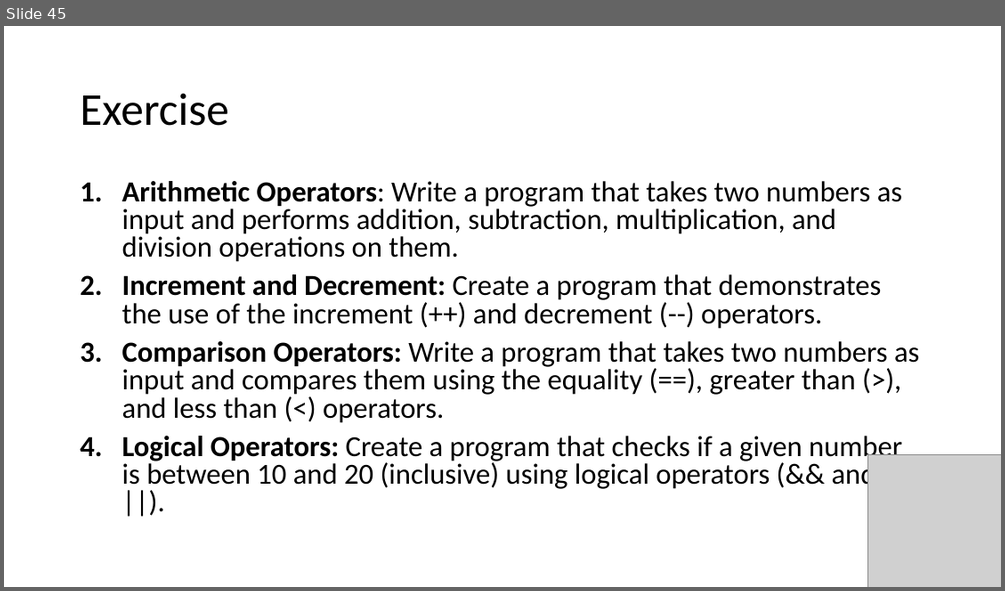
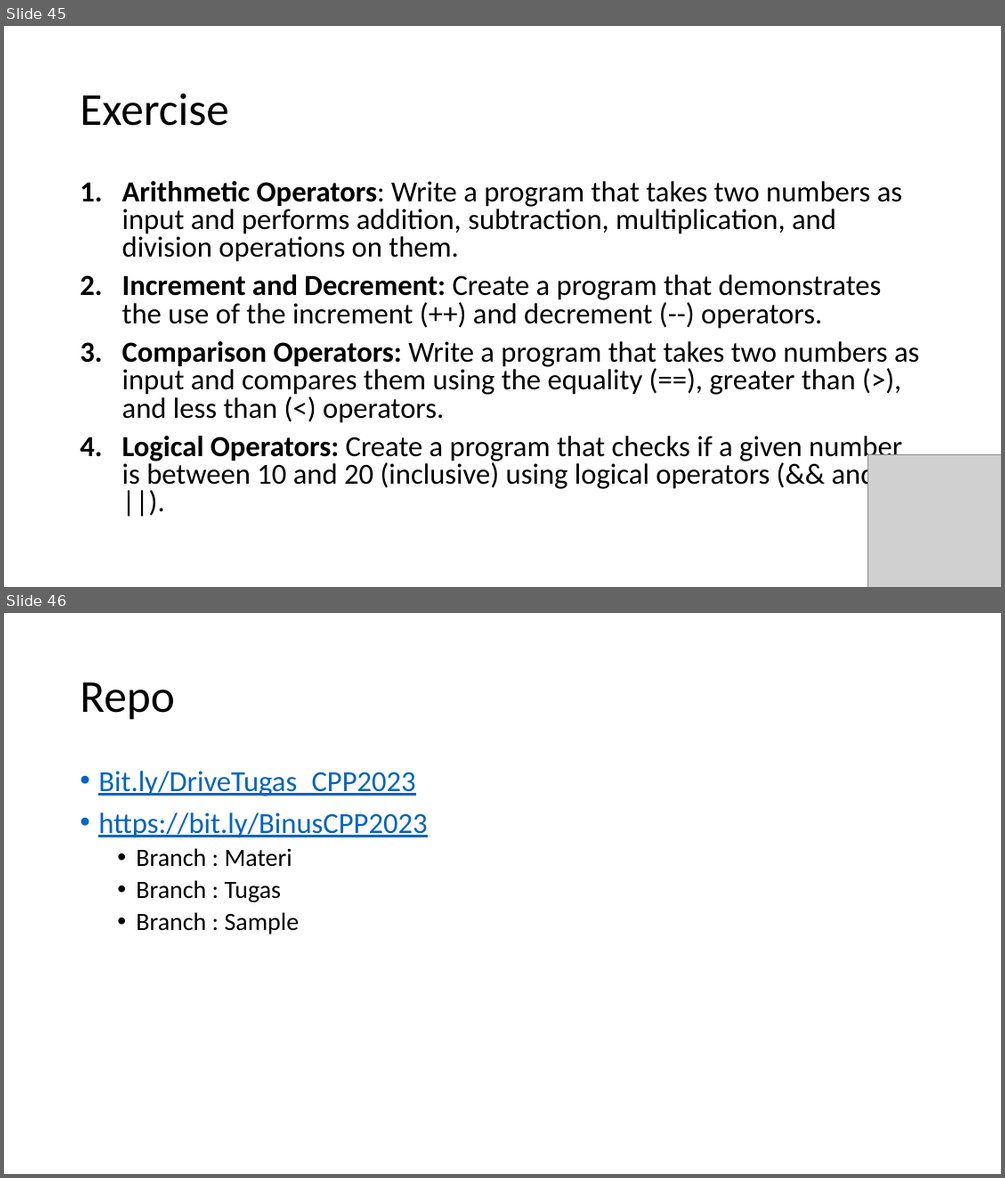
Before and after one commit to tandasanyu/Binus_CPP_2023, a slide deck: Pertemuan2/Lanjutan C++ Pertemuan 2 16092023.pptx. Shown one above the other, each under a label of ours: slide 45 before the commit, slides 45 and 46 after it. The pictures are 1005x591 and 1005x1178 pixels, drawn with LibreOffice and Linux fonts; fonts in the diff are those of the drawing; grey boxes stand for pictures. Boxes give left, top, right and bottom in pixels: in the first picture for what was removed or moved away, otherwise in the second. Text is boxed around its words. In the diff, an @@ line names an element or a change of style, - is before the commit and + after.

```diff
--- a/Pertemuan2/Lanjutan C++ Pertemuan 2 16092023.pptx
+++ b/Pertemuan2/Lanjutan C++ Pertemuan 2 16092023.pptx
@@ slide 46 added at (x1=4, y1=613, x2=1001, y2=1174), background #FFFFFF @@
@@ title added at (x1=80, y1=682, x2=175, y2=720), 44 pt, text #000000 @@
+Repo
@@ text added at (x1=98, y1=771, x2=427, y2=934), 28 pt, text #0563C1, underline @@
+• Bit.ly/DriveTugas_CPP2023
+• https://bit.ly/BinusCPP2023
+  • Branch : Materi
+  • Branch : Tugas
+  • Branch : Sample
```
